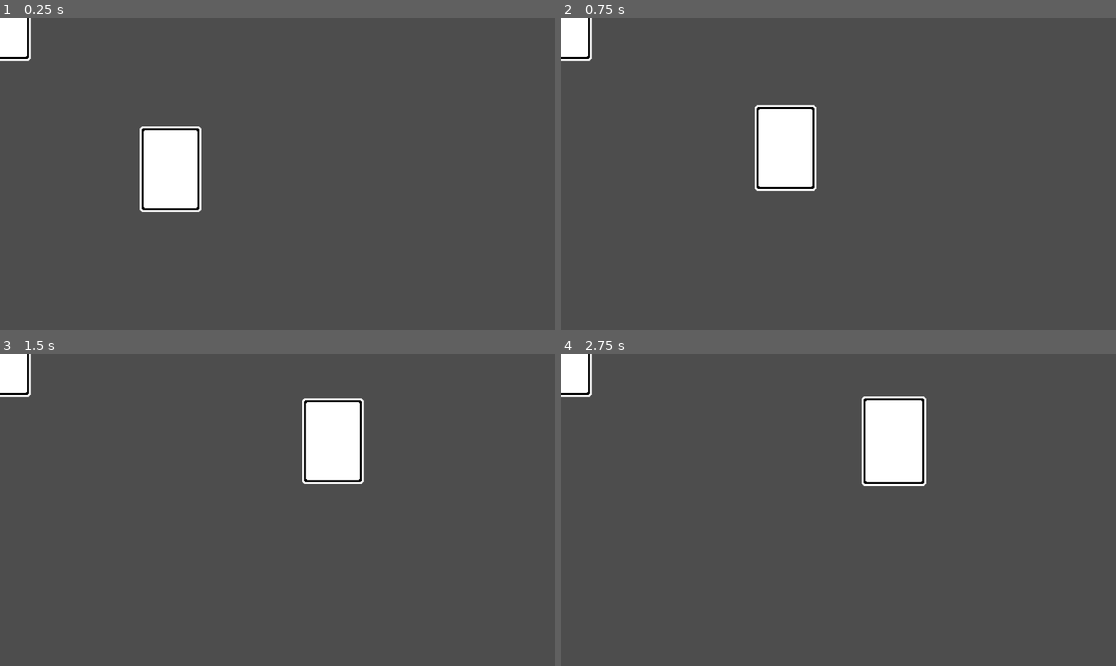
Above: before the commit, frames 1-4 (two rows, left to right).
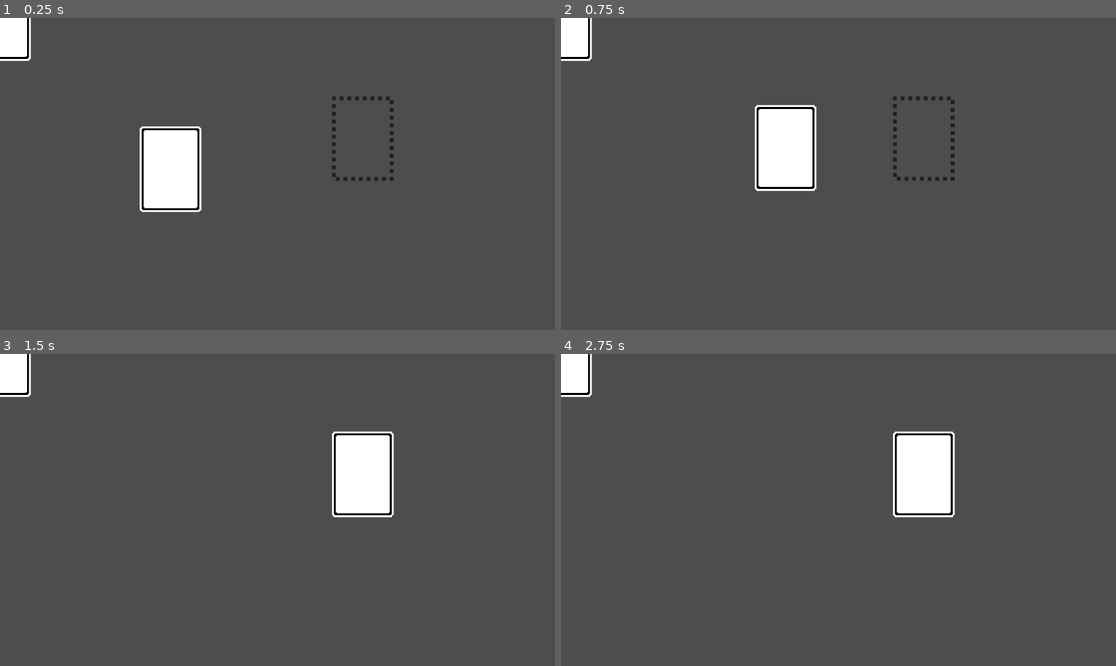
Above: after the commit, the same moments.

Repository: TymekWalichnowski/Code-Bull
Game: Godot game, scene res://Main.tscn
Same seed, same stepped clock (60 frames per second), same inputs: the game is played once before the commit and once after it.
Inputs (mouse positions are in pixels of both pictures, inside the frame that each line leads up to):
- Up to frame 1 (0.25 s): no input
- Up to frame 2 (0.75 s): tap Enter at 0.5 s; drag from (733, 167) to (894, 105) at 0.52 s
- Up to frame 3 (1.5 s): drag from (166, 525) to (333, 441) at 1.27 s
- Up to frame 4 (2.75 s): tap Space at 2 s; move the mouse to (894, 441) at 2.02 s; click (894, 441) at 2.17 s

The runs differ from the first frame. In frame 1, 0.3% of the frame differs, in the area x 59-71%, y 25-53%; in frame 2, 0.3%; in frame 3, 4.4%; in frame 4, 4.5%, in the area x 54-71%, y 13-53%.

Commit message:
added card slots

Diff:
--- a/Main.tscn
+++ b/Main.tscn
@@ -1,7 +1,8 @@
-[gd_scene load_steps=3 format=3 uid="uid://x0lreijkwmjp"]
+[gd_scene load_steps=4 format=3 uid="uid://x0lreijkwmjp"]
 
 [ext_resource type="Script" uid="uid://nl86bj6ee0c6" path="res://scripts/card_manager.gd" id="1_glv2v"]
-[ext_resource type="PackedScene" uid="uid://bwla2fy4oxib6" path="res://scenes/Card.tscn" id="2_uu6xs"]
+[ext_resource type="PackedScene" uid="uid://bwla2fy4oxib6" path="res://scenes/card.tscn" id="2_uu6xs"]
+[ext_resource type="PackedScene" uid="uid://bsuuljgrc5evc" path="res://scenes/card_slot.tscn" id="3_r0du0"]
 
 [node name="Main" type="Node2D"]
 
@@ -12,3 +13,6 @@
 position = Vector2(354, 314)
 
 [node name="Card2" parent="CardManager" instance=ExtResource("2_uu6xs")]
+
+[node name="CardSlot" parent="." instance=ExtResource("3_r0du0")]
+position = Vector2(753, 250)
--- /dev/null
+++ b/scenes/card_slot.gd
@@ -0,0 +1,9 @@
+extends Node2D
+
+var card_in_slot = false
+
+func _ready() -> void:
+	pass
+
+func _process(delta: float) -> void:
+	pass
--- /dev/null
+++ b/scenes/card_slot.tscn
@@ -0,0 +1,25 @@
+[gd_scene load_steps=4 format=3 uid="uid://bsuuljgrc5evc"]
+
+[ext_resource type="Script" uid="uid://cfuut4xpf3eg5" path="res://scenes/card_slot.gd" id="1_cypty"]
+[ext_resource type="Texture2D" uid="uid://dxsyk6m3fy6se" path="res://Textures/Cards/card_slot.png" id="1_mxh2e"]
+
+[sub_resource type="RectangleShape2D" id="RectangleShape2D_cypty"]
+size = Vector2(64, 88)
+
+[node name="CardSlot" type="Node2D"]
+script = ExtResource("1_cypty")
+
+[node name="CardSlotImage" type="Sprite2D" parent="."]
+texture_filter = 1
+position = Vector2(-1.52588e-05, 0.499994)
+scale = Vector2(2, 1.98864)
+texture = ExtResource("1_mxh2e")
+
+[node name="Area2D" type="Area2D" parent="."]
+position = Vector2(-1.52588e-05, -2.28882e-05)
+scale = Vector2(2, 2)
+collision_layer = 2
+collision_mask = 2
+
+[node name="CollisionShape2D" type="CollisionShape2D" parent="Area2D"]
+shape = SubResource("RectangleShape2D_cypty")
--- a/scripts/card_manager.gd
+++ b/scripts/card_manager.gd
@@ -1,6 +1,7 @@
 extends Node2D
 
 const COLLISION_MASK_CARD = 1
+const COLLISION_MASK_CARD_SLOT = 2
 
 var screen_size
 var card_being_dragged
@@ -34,6 +35,12 @@
 
 func finish_drag():
 	card_being_dragged.scale = Vector2(1.05,1.05)
+	var card_slot_found = raycast_check_for_card_slot()
+	if card_slot_found and not card_slot_found.card_in_slot:
+		#Card dropped in empty card slot
+		card_being_dragged.position = card_slot_found.position
+		card_being_dragged.get_node("Area2D/CollisionShape2D").disabled = true
+		card_slot_found.card_in_slot = true
 	card_being_dragged = null
 
 func connect_card_signals(card):
@@ -76,6 +83,17 @@
 		return get_card_with_highest_z_index(result)
 	return null # Returns Nothing
 
+func raycast_check_for_card_slot():
+	var space_state = get_world_2d().direct_space_state
+	var parameters = PhysicsPointQueryParameters2D.new()
+	parameters.position = get_global_mouse_position()
+	parameters.collide_with_areas = true
+	parameters.collision_mask = COLLISION_MASK_CARD_SLOT
+	var result = space_state.intersect_point(parameters)
+	if result.size() > 0:
+		return result[0].collider.get_parent()
+	return null # Returns Nothing
+
 func get_card_with_highest_z_index(cards):
 	# Assume first card in cards array has highest z index
 	var highest_z_card = cards[0].collider.get_parent()
Binary file added: Textures/Cards/card_back.png
Not shown, added: Textures/Cards/card_back.png.import
Binary file added: Textures/Cards/card_slot.png
Not shown, added: Textures/Cards/card_slot.png.import
Not shown, added: scenes/card_slot.gd.uid
